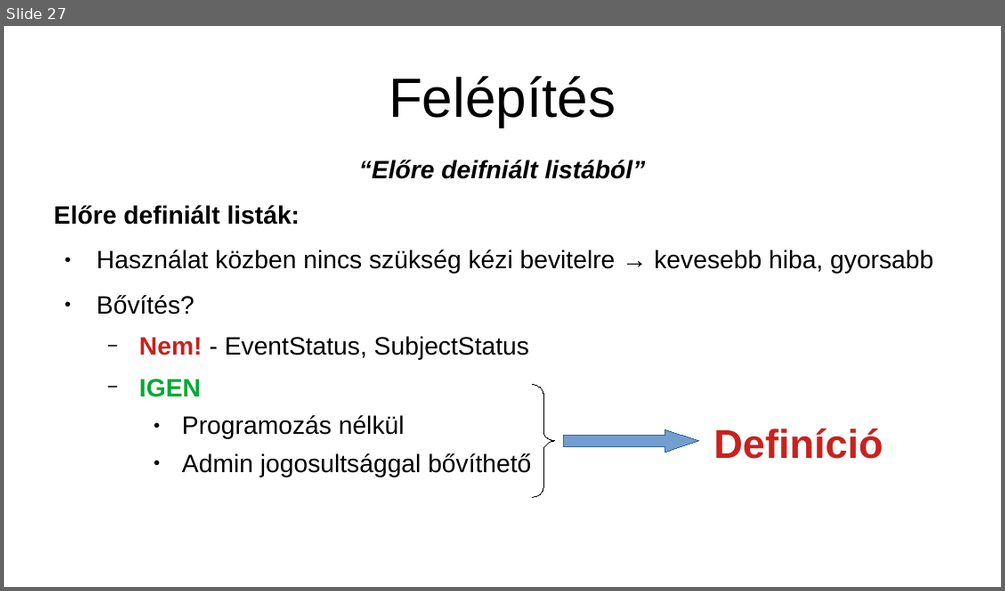
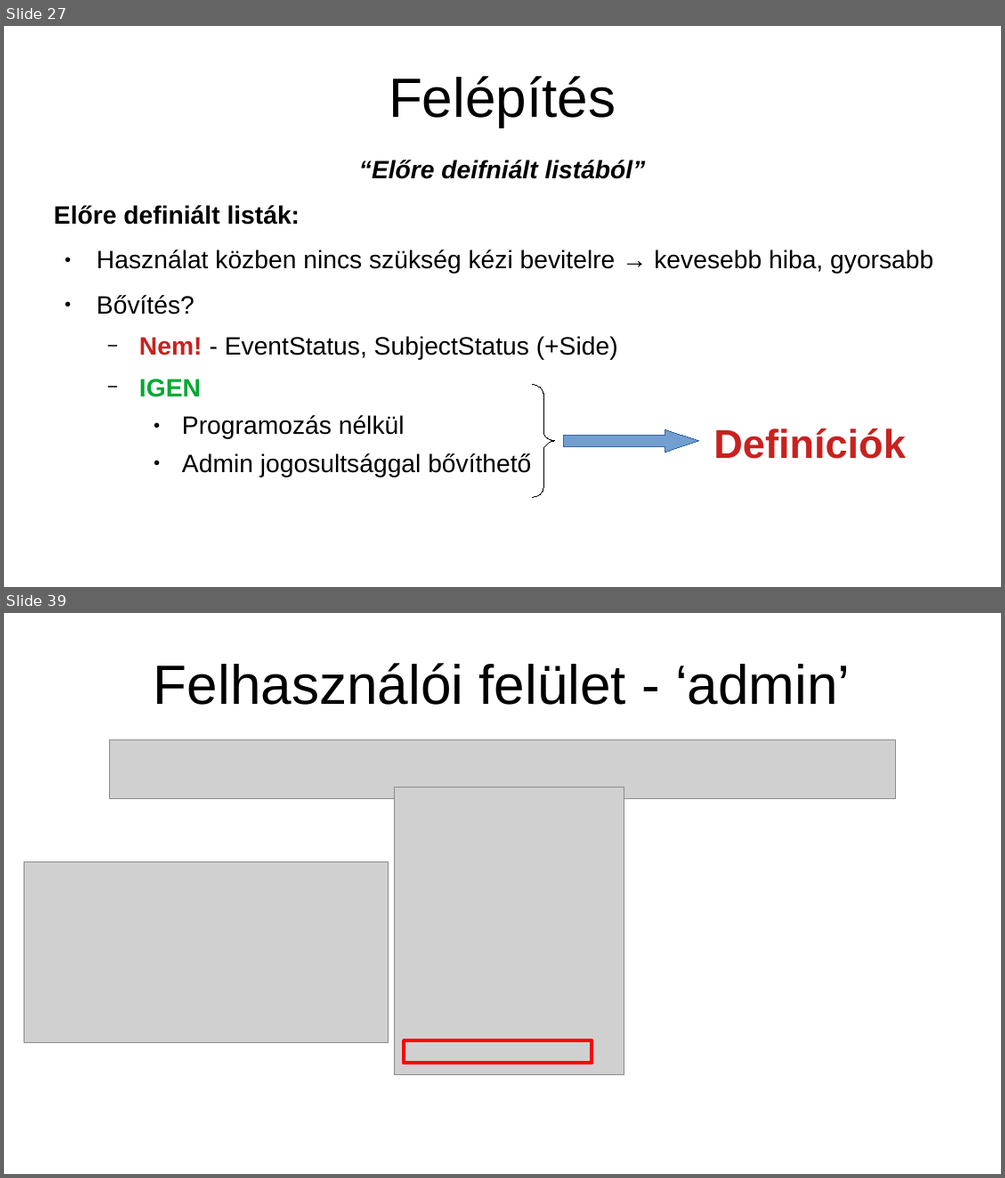
Before and after one commit to dfajtai/exam_register, a slide deck: src/online_event_recorder/howto/exam_register_manual_v0_20240305.odp. Shown one above the other, each under a label of ours: slide 27 before the commit, slides 27 and 39 after it; the slides between them are not shown. The pictures are 1005x591 and 1005x1178 pixels, drawn with LibreOffice and Linux fonts; fonts in the diff are those of the drawing; grey boxes stand for pictures. Boxes give left, top, right and bottom in pixels: in the first picture for what was removed or moved away, otherwise in the second. Text is boxed around its words. In the diff, an @@ line names an element or a change of style, - is before the commit and + after.

```diff
--- a/src/online_event_recorder/howto/exam_register_manual_v0_20240305.odp
+++ b/src/online_event_recorder/howto/exam_register_manual_v0_20240305.odp
@@ slide 39 added at (4, 613, 1001, 1174), background #FFFFFF @@
@@ title added at (154, 663, 850, 705), 44 pt, text #000000 @@
+Felhasználói felület - ‘admin’
@@ picture added at (110, 739, 896, 798) @@
@@ picture added at (394, 787, 623, 1075) @@
@@ picture added at (24, 861, 388, 1043) @@
@@ rectangle added at (404, 1041, 592, 1063), outline #FF0000 2.89 pt @@
@@ slide 27 changed as well @@
@@ text at (139, 336, 618, 360): text changed @@
-  − Nem! - EventStatus, SubjectStatus
+  − Nem! - EventStatus, SubjectStatus (+Side)
@@ text at (713, 428, 906, 459): text changed @@
-Definíció
+Definíciók
```
Also in this commit, not shown: 5 other slides changed, 16 other slides added, 2 slides removed, 4 other files.
